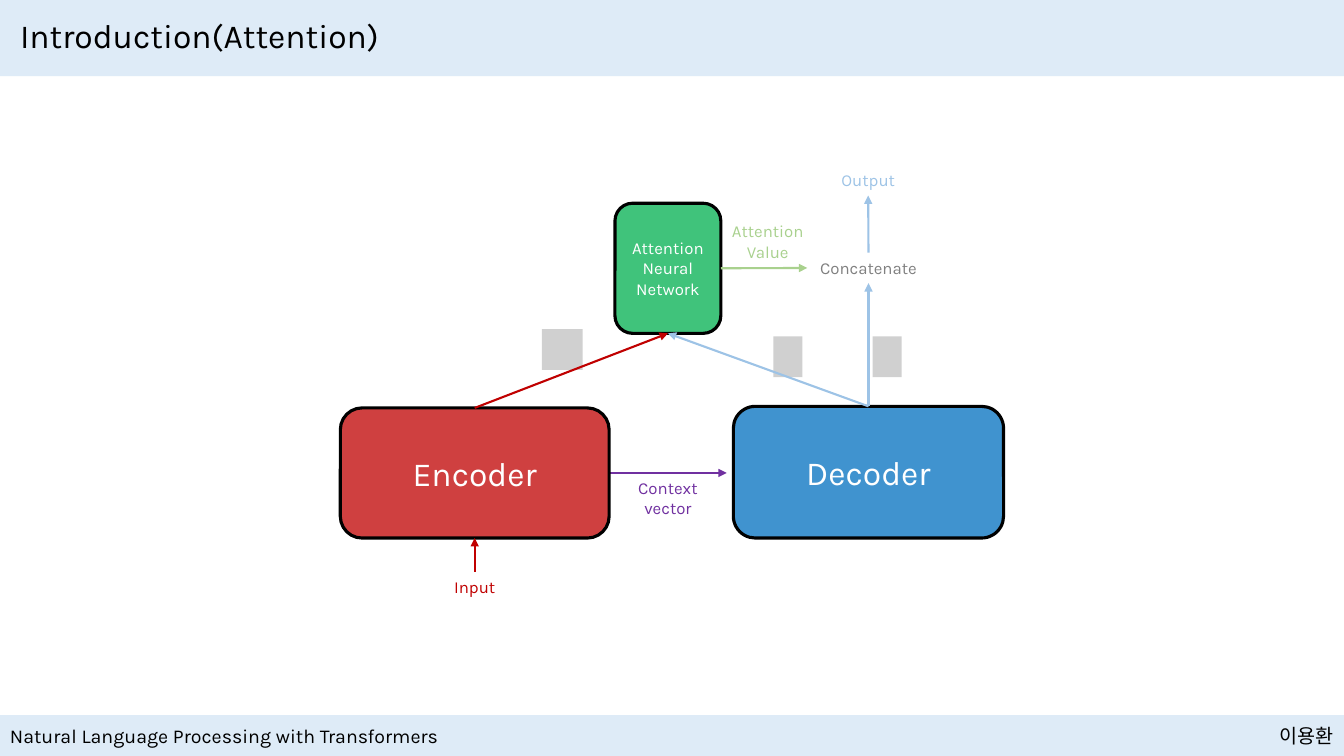
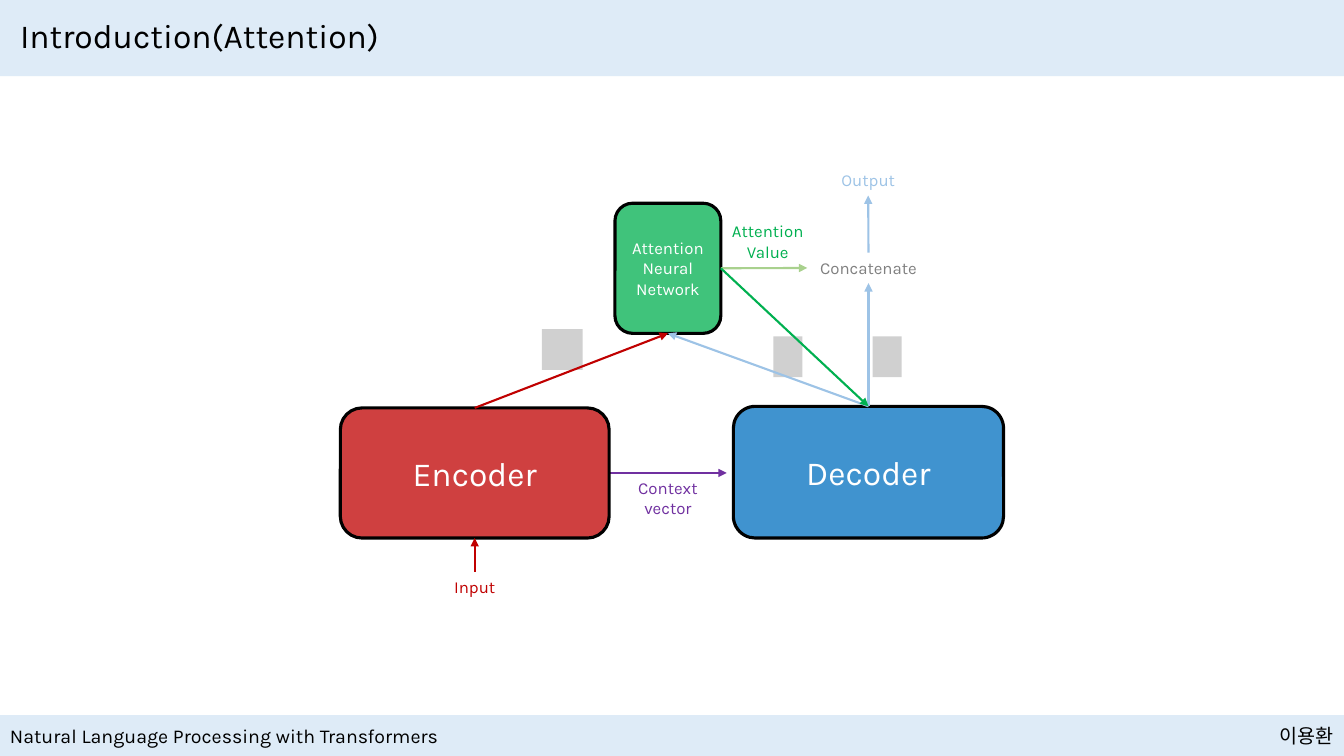
Before and after one commit to NewPlus/SeminarforNLP, a slide deck: slide 21 of Seminar/Book_Natural Language Processing with Transformers/Presentation files/Transformer Anatomy with Hugging Face.pptx. Drawn at 1344x756 pixels with LibreOffice and Linux fonts; fonts in the diff are those of the drawing; grey boxes stand for pictures. Boxes give left, top, right and bottom in pixels: in the first picture for what was removed or moved away, otherwise in the second. Text is boxed around its words. In the diff, an @@ line names an element or a change of style, - is before the commit and + after.

```diff
--- a/Seminar/Book_Natural Language Processing with Transformers/Presentation files/Transformer Anatomy with Hugging Face.pptx
+++ b/Seminar/Book_Natural Language Processing with Transformers/Presentation files/Transformer Anatomy with Hugging Face.pptx
@@ text "Attention" at (732,225,804,258): text colour #A9D18E to #00B050 @@
@@ arrow added from (721, 268) to (869, 406), #00B050 1.5 pt @@
```
Also in this commit, not shown: 17 other slides changed, 2 slides added, 8 other files.
